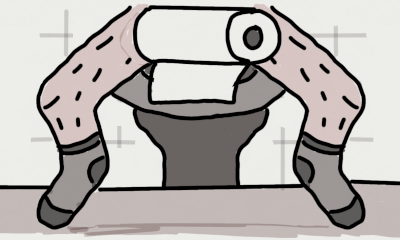
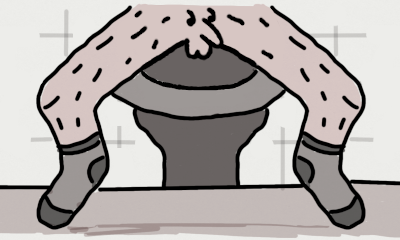
Revision of a layered 400px x 240px image; what changed, layer by layer:
painted on "DESSINS 01-Sketches-1742143523663.v1.png" over [117, 4, 282, 106]
